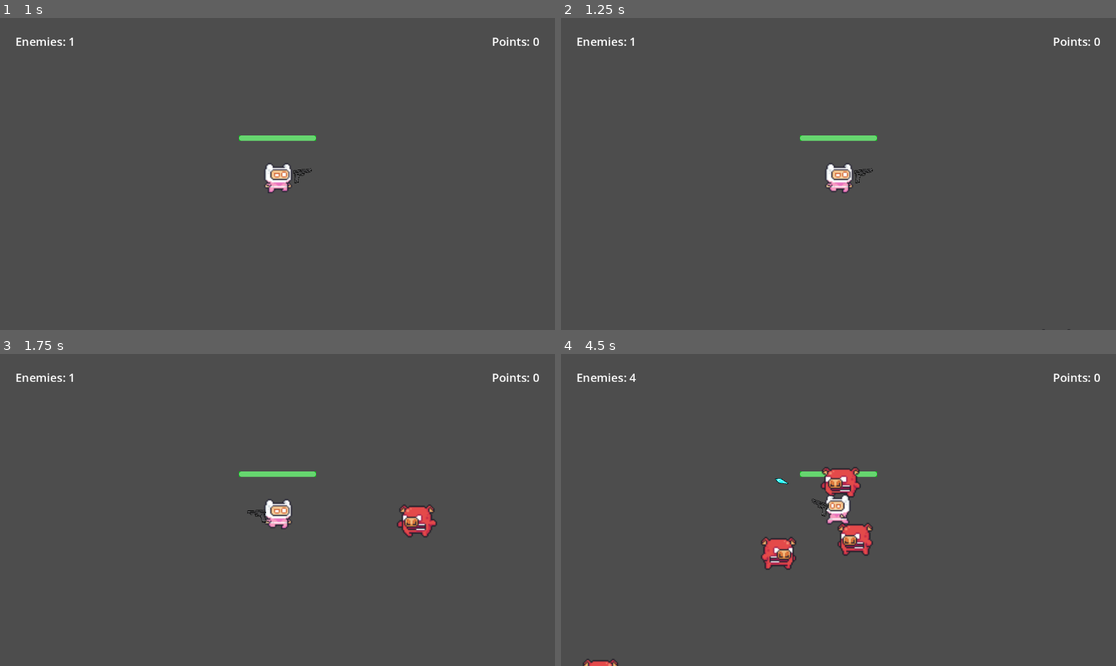
Above: before the commit, frames 1-4 (two rows, left to right).
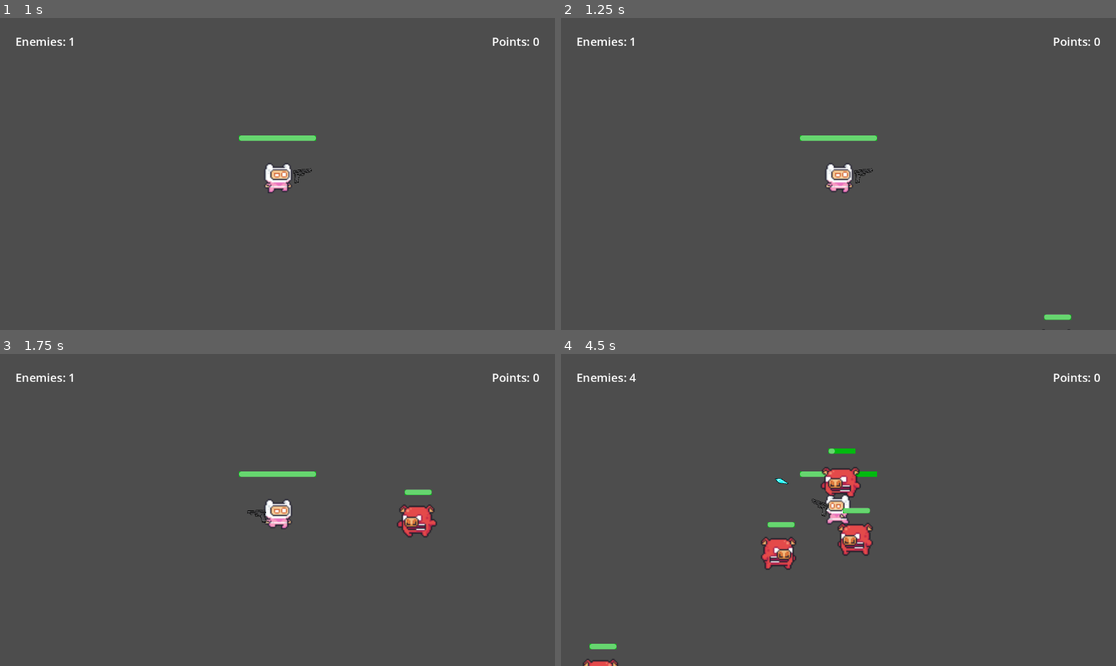
Above: after the commit, the same moments.

Repository: X4vierWhes/Godot-Games
Game: Godot game, scene res://scenes/mainScene/game.tscn
The game is run twice, just before and just after one commit, with the same random seed, the same clock (stepped at 60 frames per second) and the same inputs.
Inputs (mouse positions are in pixels of both pictures, inside the frame that each line leads up to):
- Up to frame 1 (1 s): move the mouse to (399, 158) at 0.52 s; hold Right (move_right) from 0.53 s (still down); hold H (heal_player) from 0.53 s (still down)
- Up to frame 2 (1.25 s): keep holding Right (move_right); keep holding H (heal_player)
- Up to frame 3 (1.75 s): tap Enter at 1.25 s; move the mouse to (166, 525) at 1.27 s; release Right (move_right) at 1.28 s; release H (heal_player) at 1.28 s; hold Down (move_down) from 1.28 s (still down); tap H (heal_player) at 1.35 s
- Up to frame 4 (4.5 s): move the mouse to (894, 441) at 2.02 s; release Down (move_down) at 2.03 s; hold Right (move_right) 2.03-2.78 s; hold H (heal_player) 2.03-2.78 s; tap Space (shoot) at 2.1, 4.35 s; move the mouse to (810, 572) at 2.77 s; hold Up (move_up) 2.78-3.53 s; tap H (heal_player) at 2.85 s; move the mouse to (1005, 556) at 3.52 s; hold H (heal_player) 3.53-4.28 s; hold Left (move_left) from 3.53 s (still down); move the mouse to (672, 463) at 4.27 s

Frame 1 is identical in both runs. In frame 2, 0.1% of the frame differs, in the area x 86-92%, y 94-97%; in frame 3, less than 0.1%; in frame 4, 0.4%, in the area x 5-57%, y 30-95%.

Commit message:
wip: SurvivorGame

Diff:
--- a/Godot4/SurvivorGame/scenes/enemyScene/obj_pig.tscn
+++ b/Godot4/SurvivorGame/scenes/enemyScene/obj_pig.tscn
@@ -139,18 +139,35 @@
 [sub_resource type="CircleShape2D" id="CircleShape2D_ytcv6"]
 radius = 32.0
 
-[node name="objPig" type="CharacterBody2D"]
+[sub_resource type="StyleBoxFlat" id="StyleBoxFlat_a5owh"]
+bg_color = Color(0, 0.728118, 0.0579292, 1)
+
+[node name="objPig" type="CharacterBody2D" node_paths=PackedStringArray("healthBar")]
 visibility_layer = 3
 script = ExtResource("1_j81aj")
+healthBar = NodePath("ProgressBar")
 
 [node name="animPig" type="AnimatedSprite2D" parent="."]
 unique_name_in_owner = true
 light_mask = 2
 scale = Vector2(2.5, 2.5)
 sprite_frames = SubResource("SpriteFrames_whl1k")
-animation = &"hurt"
+animation = &"run"
 flip_h = true
 
 [node name="CollisionShape2D" type="CollisionShape2D" parent="."]
 light_mask = 2
 shape = SubResource("CircleShape2D_ytcv6")
+
+[node name="ProgressBar" type="ProgressBar" parent="."]
+unique_name_in_owner = true
+light_mask = 0
+visibility_layer = 4
+offset_left = -24.0
+offset_top = -64.0
+offset_right = 32.0
+offset_bottom = -53.0
+theme_override_styles/background = SubResource("StyleBoxFlat_a5owh")
+max_value = 30.0
+value = 30.0
+show_percentage = false
--- a/Godot4/SurvivorGame/scripts/enemy/objPig.gd
+++ b/Godot4/SurvivorGame/scripts/enemy/objPig.gd
@@ -4,6 +4,7 @@
 var health: float = 30.0
 @onready var player = get_node("/root/Game/objPlayer")
 @onready var ui = get_node("/root/Game")
+@export var healthBar: ProgressBar
 
 func _ready():
 	%animPig.play("run")
@@ -12,6 +13,7 @@
 func _physics_process(delta):
 	var direction = global_position.direction_to(player.global_position)
 	velocity = direction * spd
+	velocity.normalized()
 	move_and_slide()
 
 	if player.has_method("_getState"):
@@ -27,6 +29,7 @@
 
 func take_damage(dmg:float):
 	health -= dmg
+	healthBar.value = health
 	%animPig.play("hurt")
 	await get_tree().create_timer(0.3).timeout
 	if health > 0:
--- a/Godot4/SurvivorGame/scripts/game.gd
+++ b/Godot4/SurvivorGame/scripts/game.gd
@@ -8,7 +8,7 @@
 
 func _process(delta: float) -> void:
 	if player.has_method("_getState"):
-		if player._getState() == true:
+		if player._getState():
 			get_tree().reload_current_scene()
 		else:
 			pass
--- a/Godot4/SurvivorGame/scripts/player/objPlayer.gd
+++ b/Godot4/SurvivorGame/scripts/player/objPlayer.gd
@@ -9,15 +9,16 @@
 	var direction = Input.get_vector(
 		"move_left","move_right",
 		"move_up", "move_down")
-	#guarda a direção do personegem
+	#guarda a direção do personagem
 	#multiplicando pela velocidade
 	velocity = direction * spd
 	#velocity.normalized()
 	#move o personagem "arrastando" pouco a pouco
 	move_and_slide()
 
-	if Input.is_action_pressed("heal_player"):
-		health += 50
+	if Input.is_action_just_pressed("heal_player"):
+		health = 100.0
+		%ProgressBar.value = health
 	#Muda a direção do sprite se ele estiver indo para a esquerda
 	if direction.x != 0:
 		%animPlayer.flip_h = (direction.x < 0)
@@ -32,6 +33,7 @@
 	if Input.is_action_just_pressed("shoot"):
 		%obj_Gun.shoot(1)
 
+	#Sistema de dano
 	const damage_rate = 15.0
 	var overlaping_mobs = %hurtBox.get_overlapping_bodies()
 	#print(overlaping_mobs.size())
@@ -41,5 +43,11 @@
 		if health <= 0.0:
 			death = true
 
+func _take_damage(dmg:float) -> void:
+	health -= dmg
+	%ProgressBar.value = health
+	if health <= 0.0:
+		death = true
+
 func _getState() -> bool:
 	return death
Not shown: 1 places in Godot4/SurvivorGame/scenes/enemyScene/obj_pig.tscn that only renumber resources
